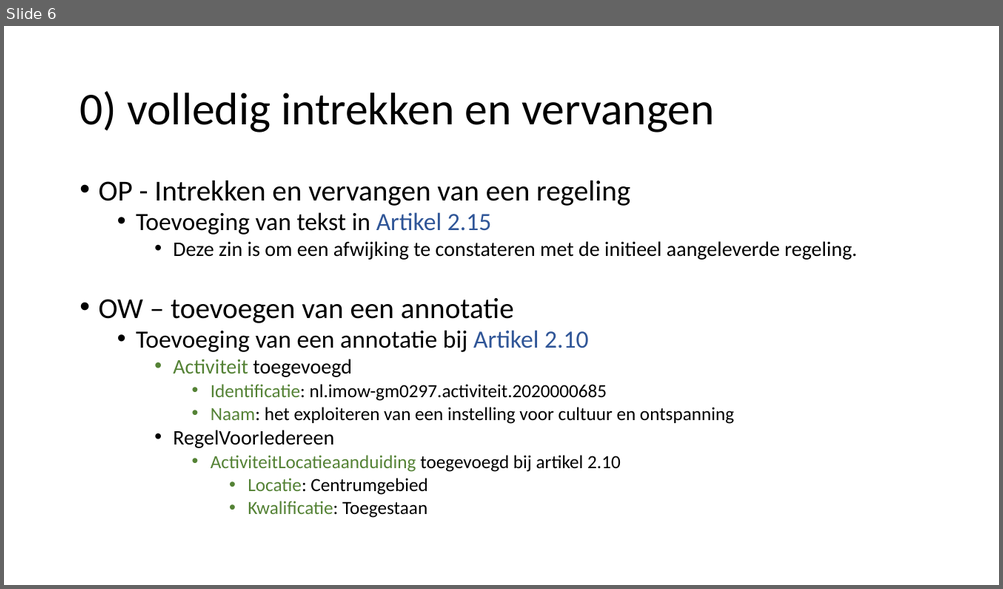
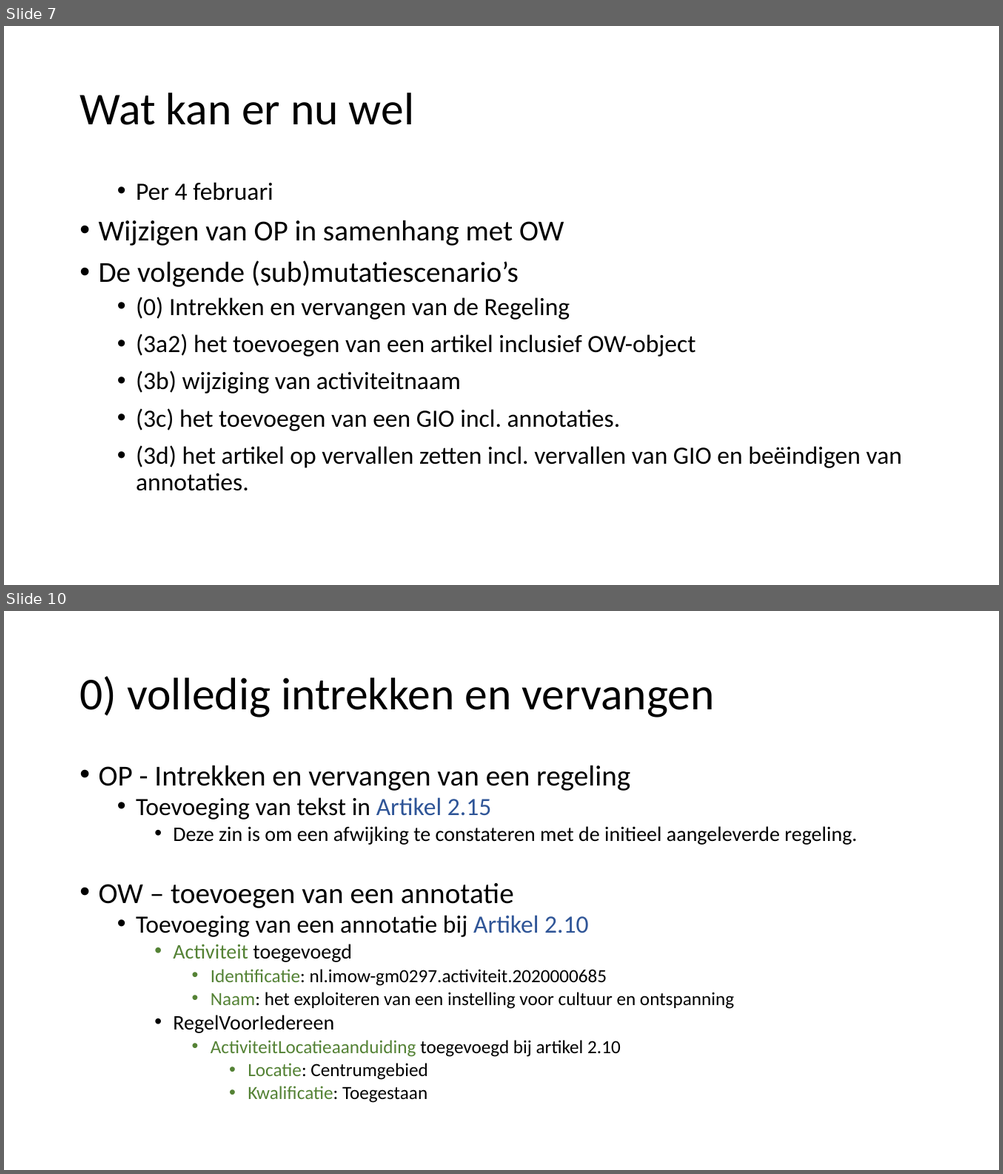
Before and after one commit to Geonovum/xml_omgevingsplan_gemeentestad, a slide deck: Submutatiescenario_s.pptx. Shown one above the other, each under a label of ours: slide 6 before the commit, slides 7 and 10 after it; the slides between them are not shown. The pictures are 1003x589 and 1003x1174 pixels, drawn with LibreOffice and Linux fonts; fonts in the diff are those of the drawing. Boxes give left, top, right and bottom in pixels: in the first picture for what was removed or moved away, otherwise in the second. Text is boxed around its words. In the diff, an @@ line names an element or a change of style, - is before the commit and + after.

```diff
--- a/Submutatiescenario_s.pptx
+++ b/Submutatiescenario_s.pptx
@@ slide 7 added at (4, 26, 999, 585), background #FFFFFF @@
@@ title added at (79, 93, 414, 125), 44 pt, text #000000 @@
+Wat kan er nu wel
@@ text added at (99, 182, 902, 491), 24 pt, text #000000 @@
+  • Per 4 februari
+• Wijzigen van OP in samenhang met OW
+• De volgende (sub)mutatiescenario’s
+  • (0) Intrekken en vervangen van de Regeling
+    • (3a2) het toevoegen van een artikel inclusief OW-object
+    • (3b) wijziging van activiteitnaam
+    • (3c) het toevoegen van een GIO incl. annotaties.
+    • (3d) het artikel op vervallen zetten incl. vervallen van GIO en beëindigen van annotaties.
@@ what was slide 6 is now slide 10 @@
```
Also in this commit, not shown: 5 slides changed, 3 other slides added.
